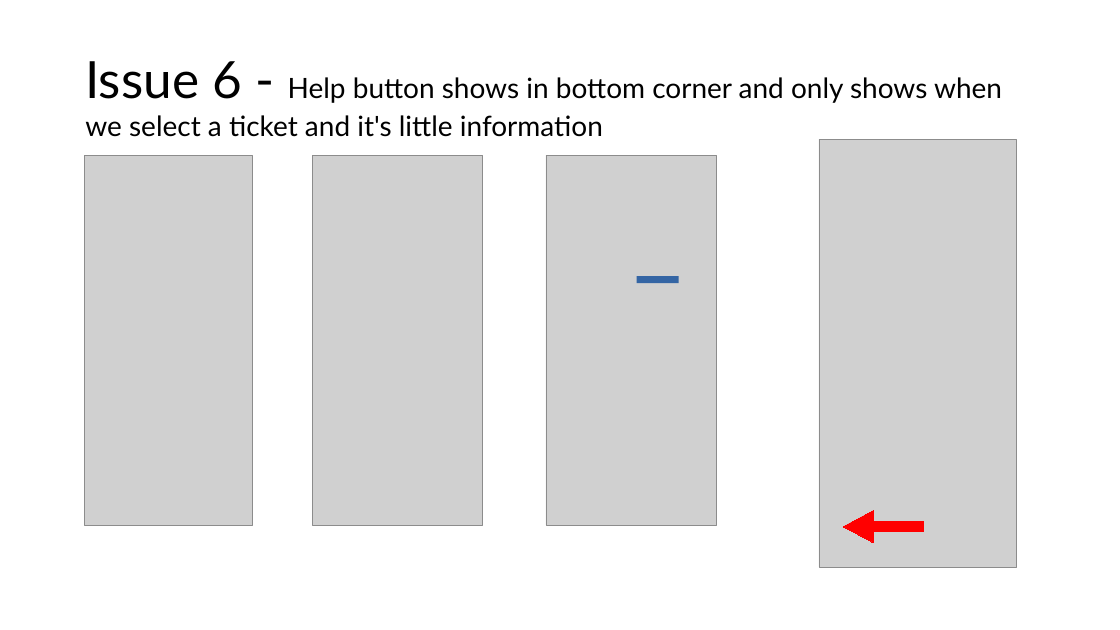
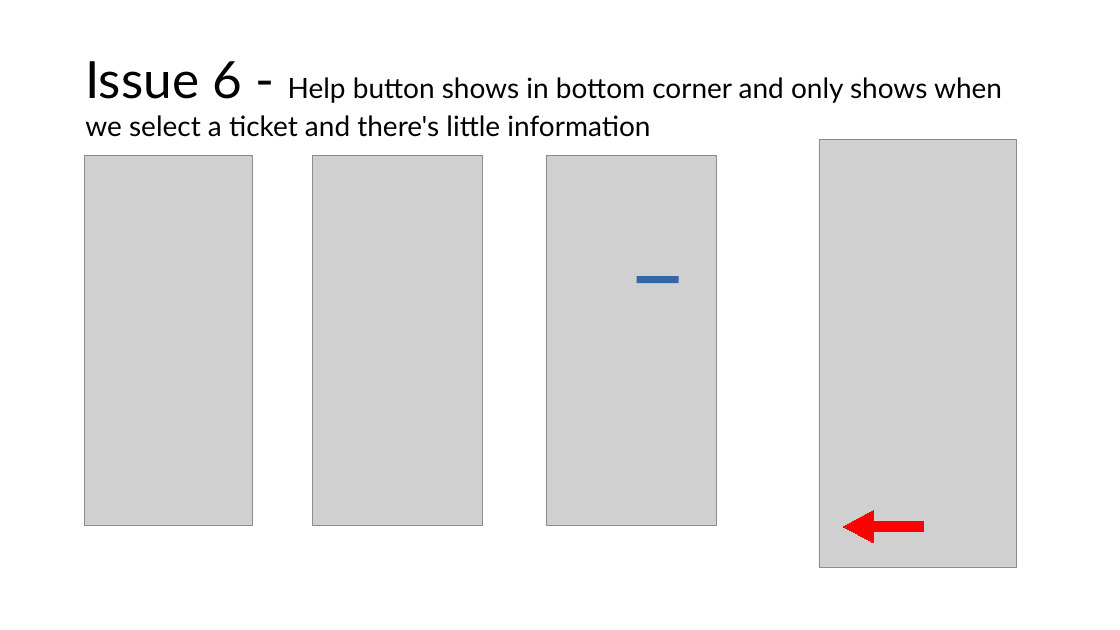
Before and after one commit to JoaoBastos023/HCI-CP-Logbook, a slide deck: slide 7 of presentation_1/Presentation1.pptx. Drawn at 1120x630 pixels with LibreOffice and Linux fonts; fonts in the diff are those of the drawing; grey boxes stand for pictures. Boxes give left, top, right and bottom in pixels: in the first picture for what was removed or moved away, otherwise in the second. Text is boxed around its words. In the diff, an @@ line names an element or a change of style, - is before the commit and + after.

```diff
--- a/presentation_1/Presentation1.pptx
+++ b/presentation_1/Presentation1.pptx
@@ title at bbox=[85, 61, 1002, 137]: text changed @@
-Issue 6 - Help button shows in bottom corner and only shows when we select a ticket and it's little information
+Issue 6 - Help button shows in bottom corner and only shows when we select a ticket and there's little information
```
Also in this commit, not shown: 6 other slides changed, 1 slide removed.
